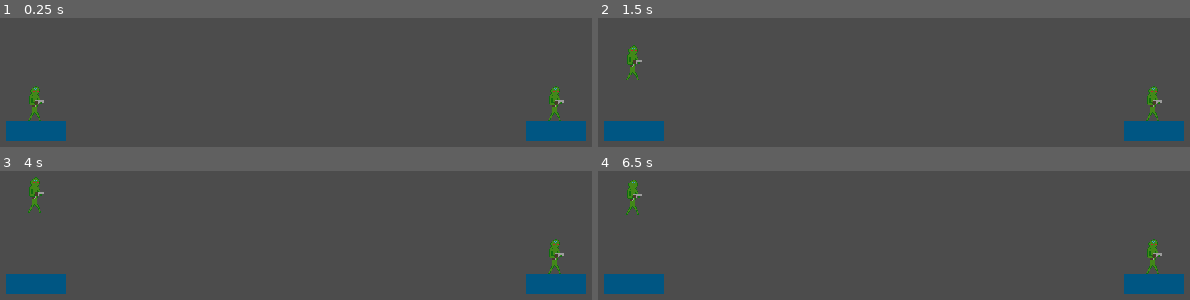
Above: before the commit, frames 1-4 (two rows, left to right).
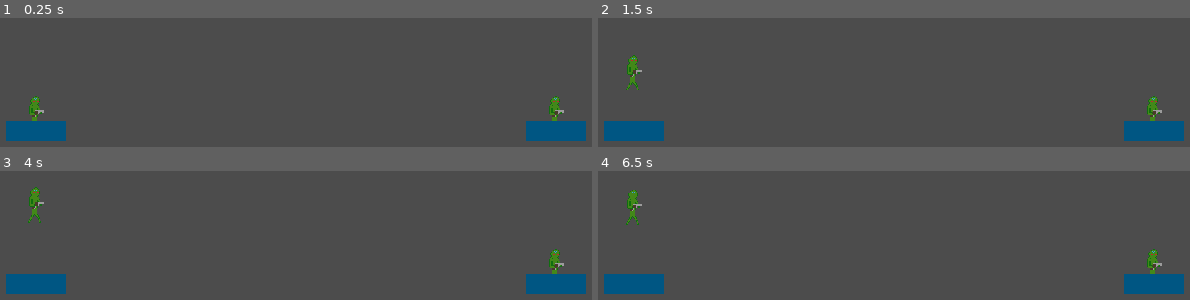
Above: after the commit, the same moments.

Repository: PoliPyc/DIYTournament
Game: Godot game, scene res://World_Tymek.tscn
Two runs of this game, one before a commit and one after it. Both use one fixed random seed, a clock stepped at 60 frames per second and the inputs below.
Inputs:
- Up to frame 1 (0.25 s): no input
- Up to frame 2 (1.5 s): tap Enter at 0.5 s; tap Space at 1.25 s
- Up to frame 3 (4 s): tap Enter at 2.75 s; tap Space at 3.5 s
- Up to frame 4 (6.5 s): tap Enter at 5 s; tap Space at 5.75 s

The runs differ from the first frame. In frame 1, 0.8% of the frame differs, in the area x 4-96%, y 52-80%; in frame 2, 0.9%; in frame 3, 0.9%, in the area x 4-96%, y 4-80%; in frame 4, 0.9%.

Commit message:
dzialaja jakieś rzeczy

Diff:
--- a/BulletSpawn.gd
+++ b/BulletSpawn.gd
@@ -11,7 +11,8 @@
 func _physics_process(delta):
     var collision = move_and_collide(velocity * delta)
     if collision:
-        velocity = velocity.bounce(collision.normal)
+        queue_free();
+        #velocity = velocity.bounce(collision.normal)
         if collision.collider.has_method("hit"):
             collision.collider.hit()
 
--- a/Player.gd
+++ b/Player.gd
@@ -5,20 +5,20 @@
 export var lowJumpMultiplier = 10
 export var jumpVelocity = 400 #Jump height
 export var speed = 100
+export var maxFallingSpeed = 1000;
 export(String) var playerNumber = '1'
 #Physics
 var velocity = Vector2()
 export var gravity = 8
-
+var hp = 100
 var isInBuilderMode = false
-
+export var lookingVector = Vector2(1,0)
 func get_input():
     #Applying gravity to player
+    var newLookingVector = Vector2()
     velocity.y += gravity
-
-    if Input.is_action_just_pressed('shoot'+playerNumber):
-        $ProjectileSpawnPoint.shoot()
-
+    if velocity.y > maxFallingSpeed:
+        velocity.y = maxFallingSpeed
     #Jump Physics
     if velocity.y > 0: #Player is falling
         velocity += Vector2.UP * (-9.81) * (fallMultiplier) #Falling action is faster than jumping action | Like in mario
@@ -34,11 +34,38 @@
                 velocity = Vector2.UP * jumpVelocity #Normal Jump action
         if Input.is_action_pressed("right"+playerNumber):
             velocity.x = speed
+            newLookingVector.x = 1
         elif Input.is_action_pressed("left"+playerNumber):
             velocity.x = -speed
+            newLookingVector.x = -1
         else:
             velocity.x = 0
+        if Input.is_action_pressed("up"+playerNumber):
+            newLookingVector.y = -1
+        elif Input.is_action_pressed("down"+playerNumber):
+            newLookingVector.y = 1
+        if newLookingVector.length() != 0:
+            lookingVector = newLookingVector
     velocity = move_and_slide(velocity, Vector2(0,-1))
+    if Input.is_action_just_pressed('shoot'+playerNumber):
+        $ProjectileSpawnPoint.shoot()
+
 
 func _physics_process(delta):
     get_input()
+    if hp<0:
+        queue_free()
+    var vp = get_viewport_rect().size
+    if position.y < 0:
+        position.y += vp.y
+    if position.y > vp.y:
+        position.y -= vp.y
+    if position.x < 0:
+        position.x += vp.x
+    if position.x > vp.x:
+        position.x -= vp.x
+
+
+func hit():
+    hp -= 5
+    print("%s got hit, hp left %s"%[playerNumber, hp])
--- a/Player_model.tscn
+++ b/Player_model.tscn
@@ -7,7 +7,7 @@
 [ext_resource path="res://Projectile_spawn.gd" type="Script" id=5]
 
 [sub_resource type="RectangleShape2D" id=1]
-extents = Vector2( 16, 32 )
+extents = Vector2( 16, 16 )
 
 [node name="Player_body" type="KinematicBody2D"]
 script = ExtResource( 1 )
@@ -23,5 +23,5 @@
 [node name="State" parent="." instance=ExtResource( 4 )]
 
 [node name="ProjectileSpawnPoint" type="Node2D" parent="."]
-position = Vector2( 30, 0 )
 script = ExtResource( 5 )
+[connection signal="input_event" from="." to="." method="_on_Player_body_input_event"]
--- a/Projectile_spawn.gd
+++ b/Projectile_spawn.gd
@@ -8,4 +8,6 @@
 func shoot():
     var b = Bullet.instance()
     get_tree().get_root().add_child(b)
-    b.start(self.global_position, rotation)
+    #print(self.global_position)
+    #print(get_parent().lookingVector*400)
+    b.start(self.global_position+(get_parent().lookingVector*50), get_parent().lookingVector.angle())
